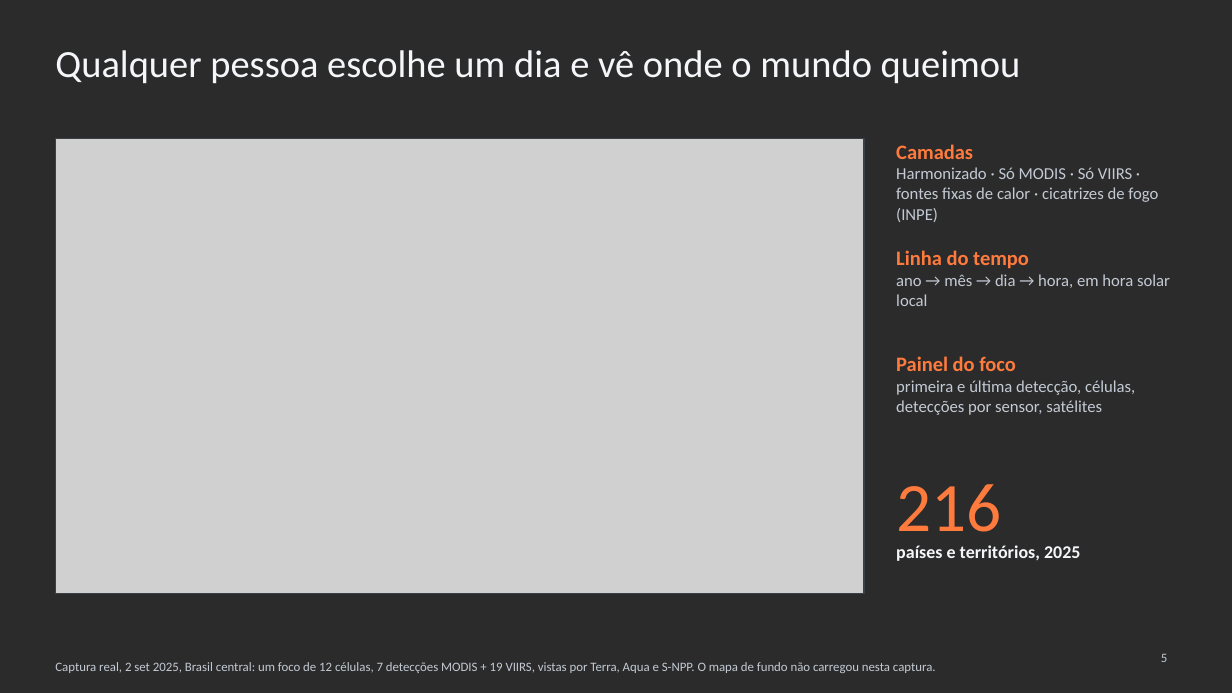
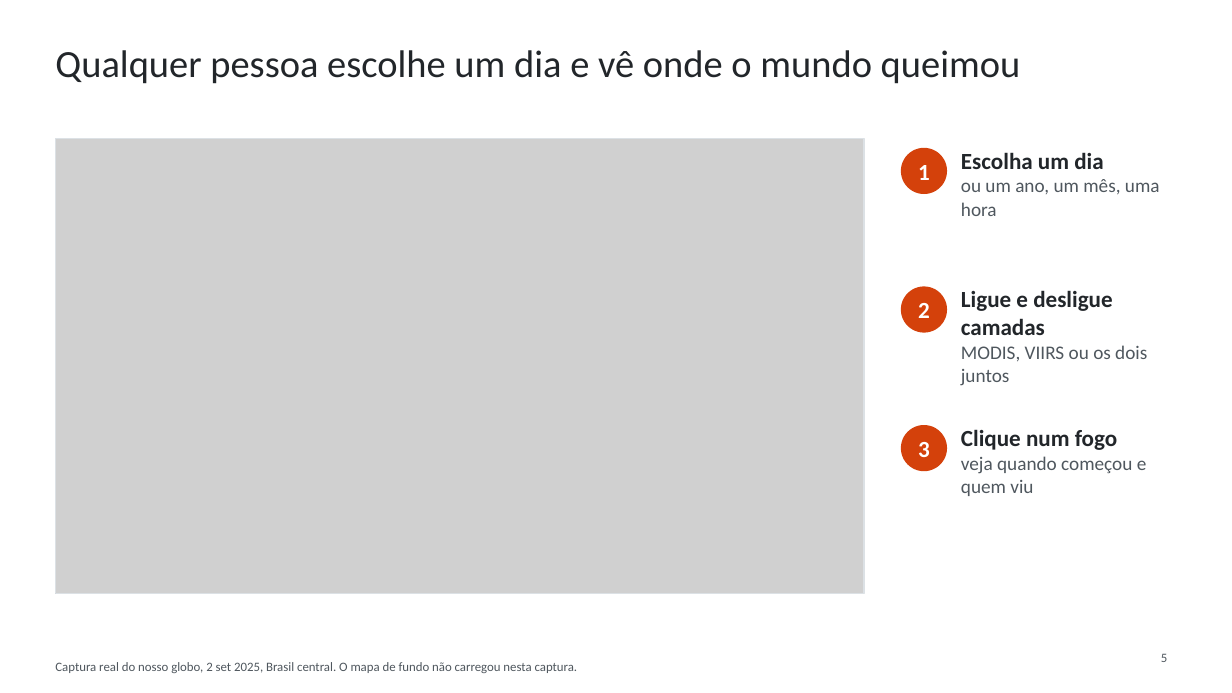
Before and after one commit to WednyFernandes/de-olho-no-fogo, a slide deck: slide 5 of public/apresentacao/de-olho-no-fogo-space-apps-2026-pt.pptx. Drawn at 1232x693 pixels with LibreOffice and Linux fonts; fonts in the diff are those of the drawing; grey boxes stand for pictures; background and template pictures are left out; a plain dark background stands for a picture behind light text. Boxes give left, top, right and bottom in pixels: in the first picture for what was removed or moved away, otherwise in the second. Text is boxed around its words. In the diff, an @@ line names an element or a change of style, - is before the commit and + after.

```diff
--- a/public/apresentacao/de-olho-no-fogo-space-apps-2026-pt.pptx
+++ b/public/apresentacao/de-olho-no-fogo-space-apps-2026-pt.pptx
@@ background picture (left out) to #FFFFFF @@
@@ title "Qualquer pessoa escolhe um dia ..." at bbox=[55, 50, 1021, 84]: text colour #F4F6F9 to #22262A @@
@@ rectangle at bbox=[55, 139, 864, 593]: outline #3A4046 1 pt to #DCE1E5 1 pt @@
@@ text removed at bbox=[896, 144, 1158, 222] @@
-Camadas
-Harmonizado · Só MODIS · Só VIIRS · fontes fixas de calor · cicatrizes de fogo (INPE)
@@ ellipse added at bbox=[901, 148, 947, 194], fill #D4410B @@
@@ text added at bbox=[918, 165, 930, 180], 18 pt, text #FFFFFF, bold @@
+1
@@ text added at bbox=[961, 152, 1160, 216], 15 pt, text #4F575E @@
+Escolha um dia
+ou um ano, um mês, uma hora
@@ text removed at bbox=[896, 250, 1170, 306] @@
-Linha do tempo
-ano → mês → dia → hora, em hora solar local
@@ ellipse added at bbox=[901, 287, 947, 333], fill #D4410B @@
@@ text added at bbox=[961, 290, 1147, 386], 15 pt, text #4F575E @@
+Ligue e desligue camadas
+MODIS, VIIRS ou os dois juntos
@@ text added at bbox=[918, 303, 930, 318], 18 pt, text #FFFFFF, bold @@
+2
@@ text removed at bbox=[896, 356, 1135, 415] @@
-Painel do foco
-primeira e última detecção, células, detecções por sensor, satélites
@@ ellipse added at bbox=[901, 425, 947, 471], fill #D4410B @@
@@ text added at bbox=[918, 442, 930, 457], 18 pt, text #FFFFFF, bold @@
+3
@@ text added at bbox=[961, 429, 1147, 496], 15 pt, text #4F575E @@
+Clique num fogo
+veja quando começou e quem viu
@@ text removed at bbox=[896, 484, 1001, 548] @@
-216
@@ text removed at bbox=[896, 545, 1080, 561] @@
-países e territórios, 2025
@@ page number at bbox=[1161, 653, 1167, 662]: text colour #C3CAD4 to #4F575E @@
@@ text at bbox=[55, 662, 578, 673]: text changed; text colour #C3CAD4 to #4F575E @@
-Captura real, 2 set 2025, Brasil central: um foco de 12 células, 7 detecções MODIS + 19 VIIRS, vistas por Terra, Aqua e S-NPP. O mapa de fundo não carregou nesta captura.
+Captura real do nosso globo, 2 set 2025, Brasil central. O mapa de fundo não carregou nesta captura.
```
Also in this commit, not shown: 5 other slides changed, 1 slide added, 1 slide removed, 6 other files.
